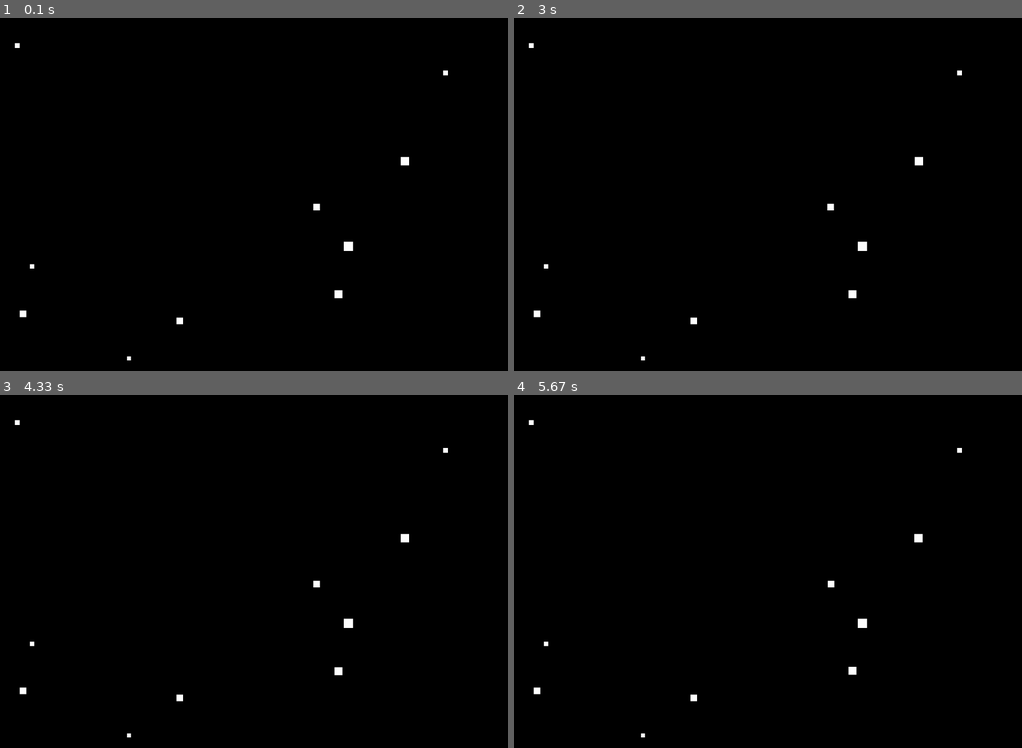
Above: before the commit, frames 1-4 (two rows, left to right).
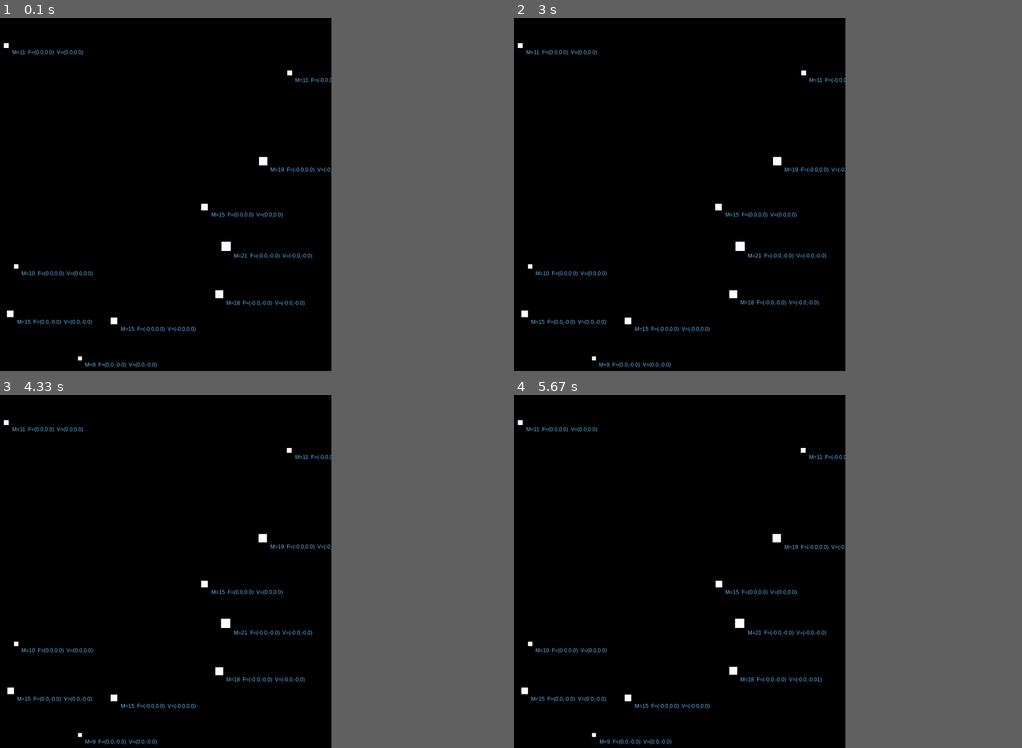
Above: after the commit, the same moments.

Repository: anishsatalkar/python_gravity_simulation_pygame
Game: pygame game, started from gravity_simulation_numpy.py
The game is run twice, just before and just after one commit, with the same random seed, the same clock (stepped at 60 frames per second) and the same inputs.
Inputs:
- Up to frame 1 (0.1 s): no input
- Up to frame 2 (3 s): no input
- Up to frame 3 (4.33 s): no input
- Up to frame 4 (5.67 s): no input
In our replay, the window is 900x600 before the commit and 600x600 after it. These sizes can differ from the game's own. Grey fills any space a smaller window leaves; there, only what the larger window draws over its background counts as a difference.

The runs differ from the first frame. In frame 1, 1.4% of the frame differs, in the area x 0-89%, y 7-99%; in frame 2, 1.4%; in frame 3, 1.4%; in frame 4, 1.4%.

Commit message:
Created a method to render information text on objects, reduced default font size to 12 and updated the README.md.

Diff:
--- a/gravity_simulation_numpy.py
+++ b/gravity_simulation_numpy.py
@@ -4,9 +4,23 @@
 import numpy as np
 import pygame
 
+
+def render_object_display_text(object_mass, fx_total, fy_total,
+                               object_vx, object_vy, object_px, object_py):
+    mass_text = f'M={object_mass}'
+    force_text = f'F=({fx_total.__round__(2)},{fy_total.__round__(2)})'
+    velocity_text = f'V=({object_vx.__round__(2)},{object_vy.__round__(2)})'
+    text_str = f'{mass_text}  {force_text}  {velocity_text}'
+
+    text = font.render(text_str, True, BLUE)
+    textRect.center = (object_px + object_mass + 10, object_py + object_mass + 10)
+
+    screen.blit(text, textRect)
+
+
 G = 6.67408e-11 * 100_000_000  # Otherwise the bodies would not move given the small value of gravitational constant
 NUM_OF_BODIES = 10
-WIDTH = 1200
+WIDTH = 800
 HEIGHT = 800
 WHITE = (255, 255, 255)
 BLACK = (0, 0, 0)
@@ -27,7 +41,7 @@
 size = WIDTH, HEIGHT
 screen = pygame.display.set_mode(size)
 
-font = pygame.font.SysFont('Arial', 16)
+font = pygame.font.SysFont('Arial', 12)
 text = font.render('0', True, BLUE)
 textRect = text.get_rect()
 while True:
@@ -56,6 +70,9 @@
         px[i] = px[i] + vx[i]
         py[i] = py[i] + vy[i]
 
+        # Comment this method call to remove the text information over objects
+        render_object_display_text(m[i], fx_total, fy_total, vx[i], vy[i], px[i], py[i])
+
         pygame.draw.rect(screen, (255, 255, 255), pygame.Rect(px[i], py[i], m[i], m[i]))
     print(time.time() - in_t)
     pygame.display.flip()
Not shown, changed: README.md
